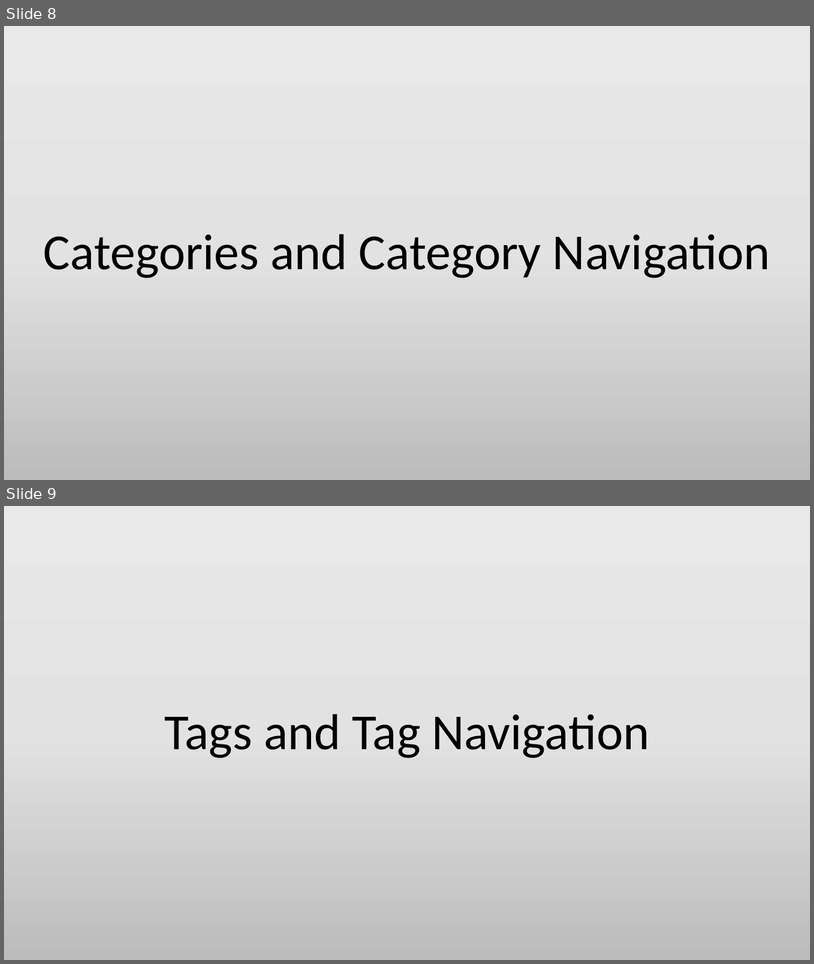
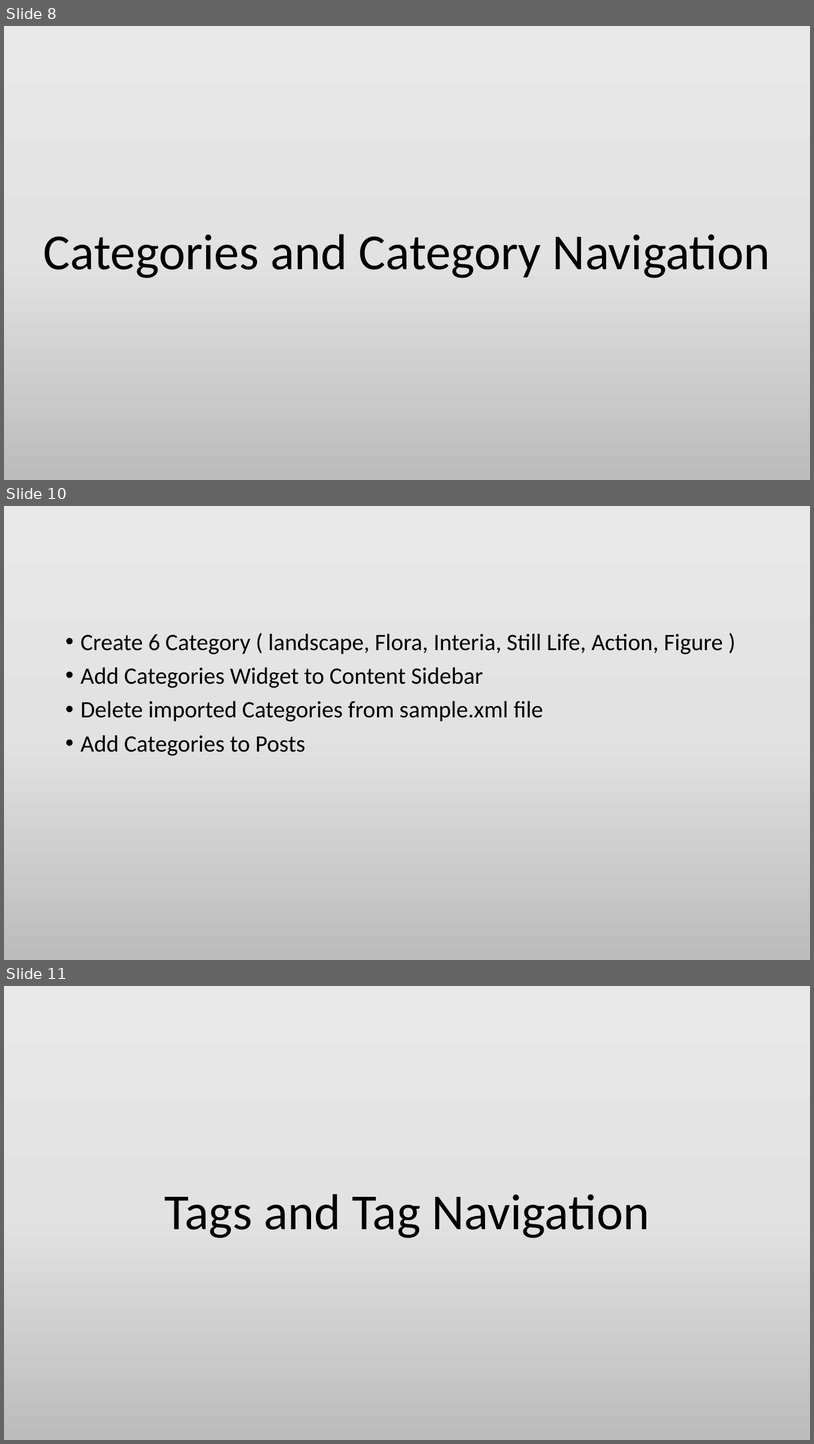
Before and after one commit to min-naing/Wordpress-Tuto-PowerPoint, a slide deck: 4. Building a Blog Style Home Page Site.pptx. Shown one above the other, each under a label of ours: slides 8 and 9 before the commit, slides 8, 10 and 11 after it; the slides between them are not shown. The pictures are 814x964 and 814x1444 pixels, drawn with LibreOffice and Linux fonts; fonts in the diff are those of the drawing. Boxes give left, top, right and bottom in pixels: in the first picture for what was removed or moved away, otherwise in the second. Text is boxed around its words. In the diff, an @@ line names an element or a change of style, - is before the commit and + after.

```diff
--- a/4. Building a Blog Style Home Page Site.pptx
+++ b/4. Building a Blog Style Home Page Site.pptx
@@ slide 10 added at (4, 506, 810, 960), background gradient #EBEAEA to #E4E3E3 to #BDBCBC @@
@@ text added at (81, 633, 723, 756), 28 pt, text #000000 @@
+• Create 6 Category ( landscape, Flora, Interia, Still Life, Action, Figure )
+• Add Categories Widget to Content Sidebar
+• Delete imported Categories from sample.xml file
+• Add Categories to Posts
@@ what was slide 9 is now slide 11 @@
```
Also in this commit, not shown: 2 slides changed, 1 other slide added, 2 other files.
